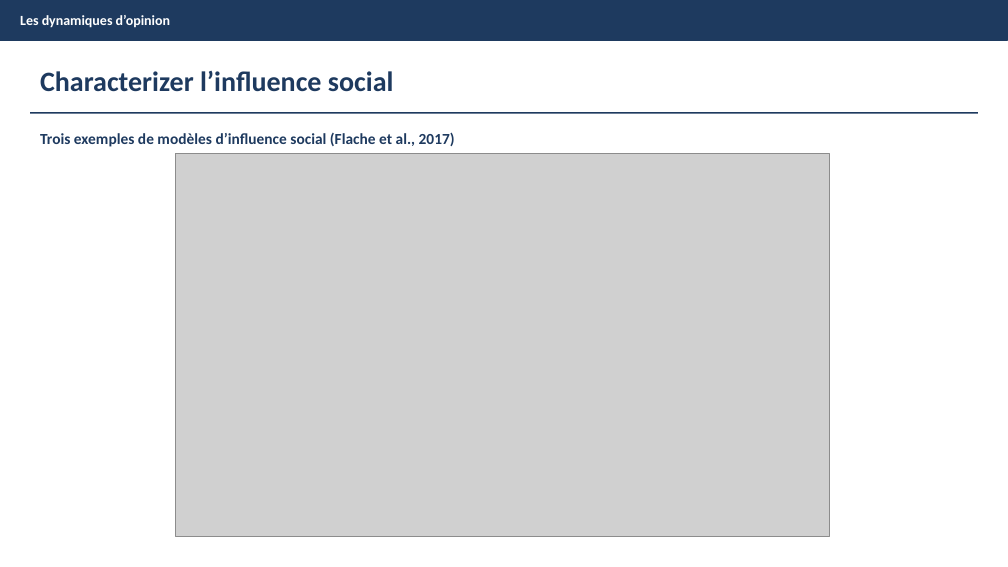
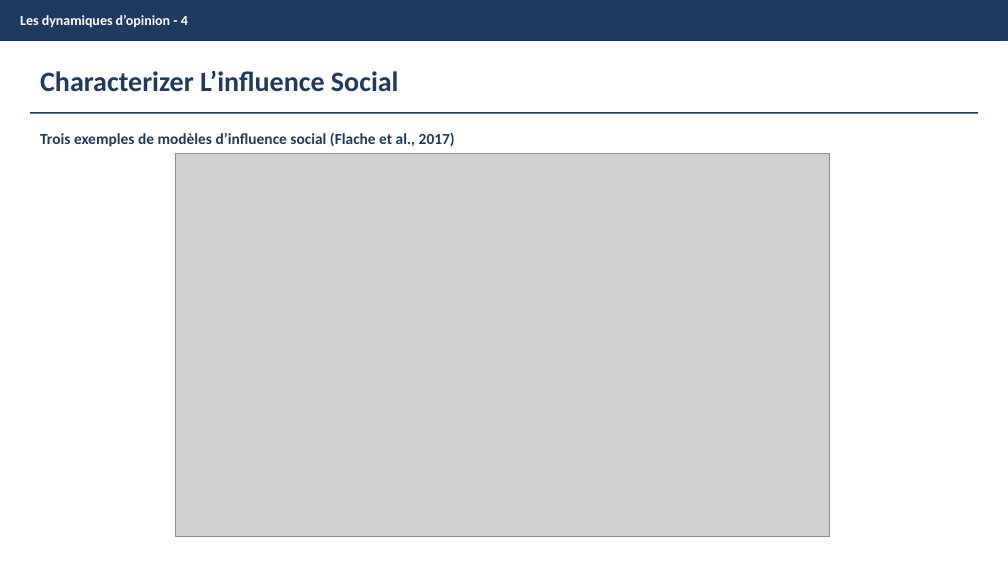
Before and after one commit to NomNom-tk/AGROPT-MODEL, a slide deck: slide 8 of Pres-Journees_Scientif.pptx. Drawn at 1008x567 pixels with LibreOffice and Linux fonts; fonts in the diff are those of the drawing; grey boxes stand for pictures. Boxes give left, top, right and bottom in pixels: in the first picture for what was removed or moved away, otherwise in the second. Text is boxed around its words. In the diff, an @@ line names an element or a change of style, - is before the commit and + after.

```diff
--- a/Pres-Journees_Scientif.pptx
+++ b/Pres-Journees_Scientif.pptx
@@ text at bbox=[20, 15, 188, 28]: text changed @@
-Les dynamiques d’opinion
+Les dynamiques d’opinion - 4
@@ text at bbox=[40, 71, 399, 92]: text changed @@
-Characterizer l’influence social
+Characterizer L’influence Social
```
Also in this commit, not shown: 11 other slides changed, 4 slides added, 2 slides removed.
